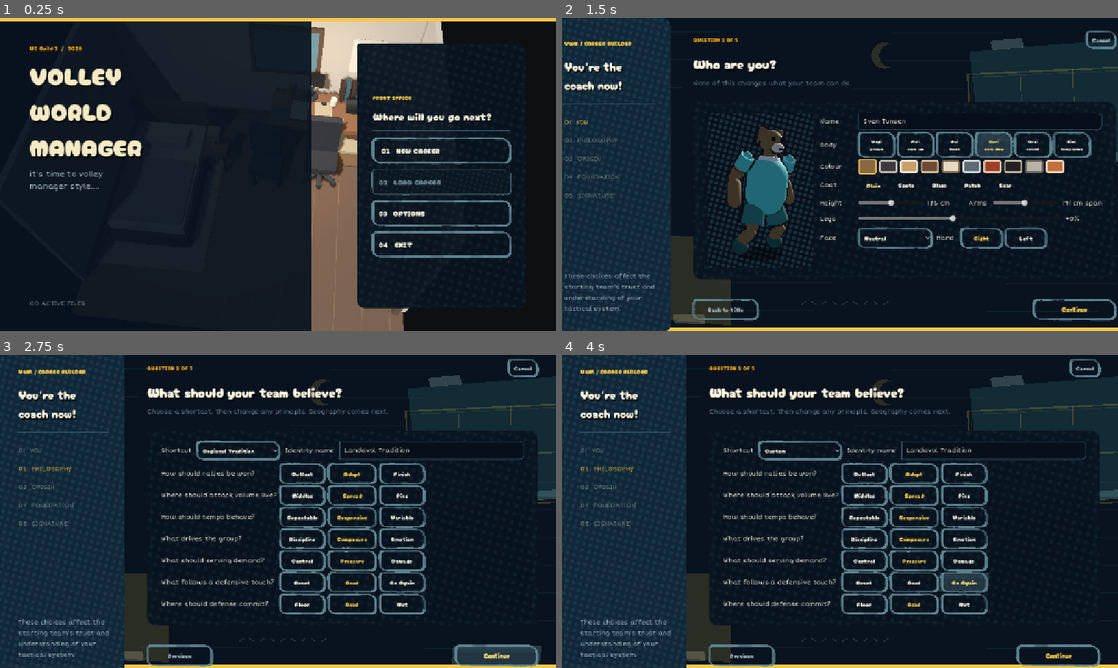
Above: before the commit, frames 1-4 (two rows, left to right).
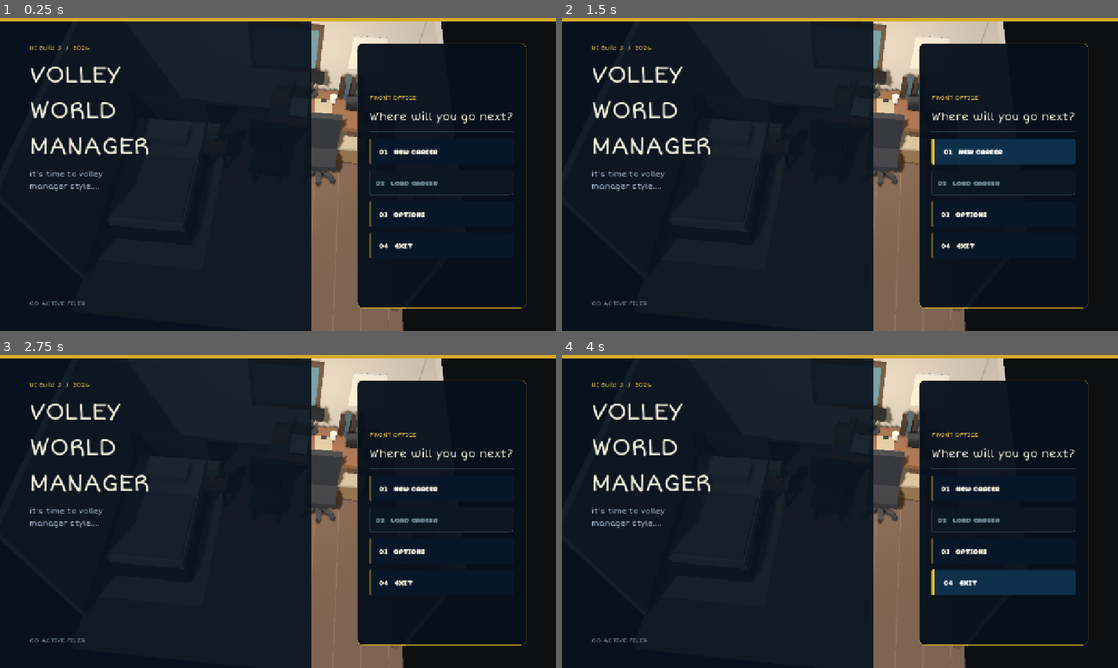
Above: after the commit, the same moments.

Repository: iracarranza/volley-world-manager
Game: Godot game, scene res://scenes/application.tscn
Same seed, same stepped clock (60 frames per second), same inputs: the game is played once before the commit and once after it.
Inputs (mouse positions are in pixels of both pictures, inside the frame that each line leads up to):
- Up to frame 1 (0.25 s): no input
- Up to frame 2 (1.5 s): click "01 NEW CAREER" at 0.5 s; click (1001, 152) at 1.25 s, where only the run after the commit has a clickable "01 NEW CAREER"
- Up to frame 3 (2.75 s): click (511, 646) at 2 s, where only the run before the commit has a clickable "Continue"
- Up to frame 4 (4 s): click (962, 583) at 2.75 s, where only the run before the commit has a clickable "Go Again"; click (962, 583) at 3.5 s, where only the run before the commit has a clickable "Go Again"

The runs differ from the first frame. In frame 1, 7.7% of the frame differs, in the area x 0-100%, y 0-100%; in frame 2, 42%; in frame 3, 41%; in frame 4, 41%.
Error after the commit: Parse Error: Too many arguments for "present()" call. Expected at most 1 but received 3. (res://scenes/application.gd:187)

Commit message:
Separate navigation chrome from workspace geometry

Diff:
--- a/scenes/components/career_navigation.gd
+++ b/scenes/components/career_navigation.gd
@@ -5,8 +5,9 @@
 ##
 ## The Desk remains the spatial home, but it is not a mandatory interchange.
 ## Once the manager is in ordinary career UI, the destinations named by
-## MASTER_UI_FLOW.md are peers. This component owns only presentation and emits
-## destination intent; Application owns the actual routing graph.
+## MASTER_UI_FLOW.md are peers. This component owns presentation and emits
+## destination intent; Application owns the actual routing graph and workspace
+## geometry.
 
 signal destination_requested(destination: StringName)
 
@@ -25,14 +26,11 @@
 var _buttons: Dictionary = {}
 var _bar: PanelContainer = null
 var _active: StringName = &""
-var _last_content_screen: Control = null
 
 
 func _ready() -> void:
 	set_anchors_and_offsets_preset(Control.PRESET_FULL_RECT)
-	# This is global career chrome, not content. Dynamic workspaces may carry
-	# their own CanvasItem ordering, so make the contract explicit rather than
-	# depending on the order lazy screens happened to be appended to Application.
+	# Global career chrome, explicitly above ordinary workspace content.
 	z_index = 40
 	mouse_filter = Control.MOUSE_FILTER_IGNORE
 	_build()
@@ -72,22 +70,14 @@
 		_buttons[key] = button
 
 
-func present(active: StringName, content_screen: Control = null, spatial := false) -> void:
-	if _last_content_screen != null and _last_content_screen != content_screen:
-		_last_content_screen.offset_top = 0.0
-	_last_content_screen = content_screen
+func present(active: StringName) -> void:
 	_active = active
 	visible = not active.is_empty()
-	if content_screen != null:
-		content_screen.offset_top = 0.0 if spatial else HEADER_HEIGHT
 	for key in _buttons:
 		(_buttons[key] as Button).set_pressed_no_signal(key == active)
 
 
 func clear() -> void:
-	if _last_content_screen != null:
-		_last_content_screen.offset_top = 0.0
-	_last_content_screen = null
 	_active = &""
 	visible = false
 	for key in _buttons:
